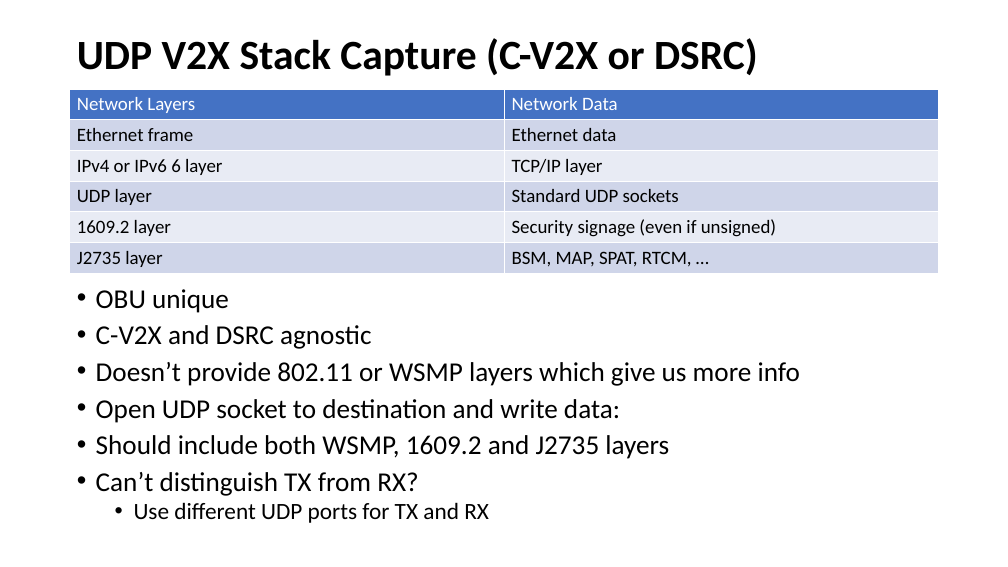
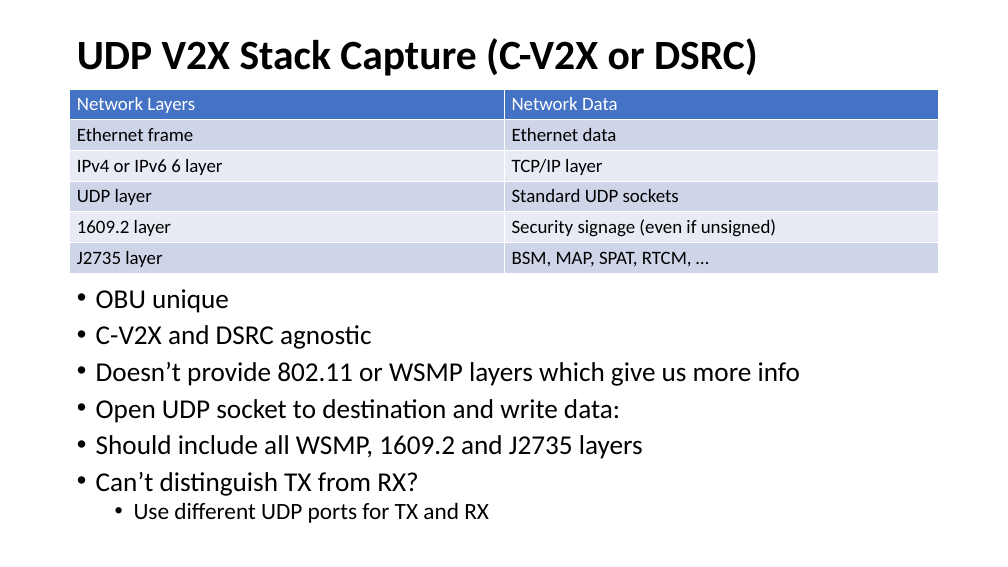
Before and after one commit to nprobert/j2735_tools, a slide deck: slide 8 of docs/NTCNA PCAP Decoder JSON Converter.pptx (slide 11 before the commit). Drawn at 1008x567 pixels with LibreOffice and Linux fonts; fonts in the diff are those of the drawing. Boxes give left, top, right and bottom in pixels: in the first picture for what was removed or moved away, otherwise in the second. Text is boxed around its words. In the diff, an @@ line names an element or a change of style, - is before the commit and + after.

```diff
--- a/docs/NTCNA PCAP Decoder JSON Converter.pptx
+++ b/docs/NTCNA PCAP Decoder JSON Converter.pptx
@@ text at [96, 435, 643, 459]: text changed @@
-• Should include both WSMP, 1609.2 and J2735 layers
+• Should include all WSMP, 1609.2 and J2735 layers
```
Also in this commit, not shown: 12 other slides changed, 2 slides added.
